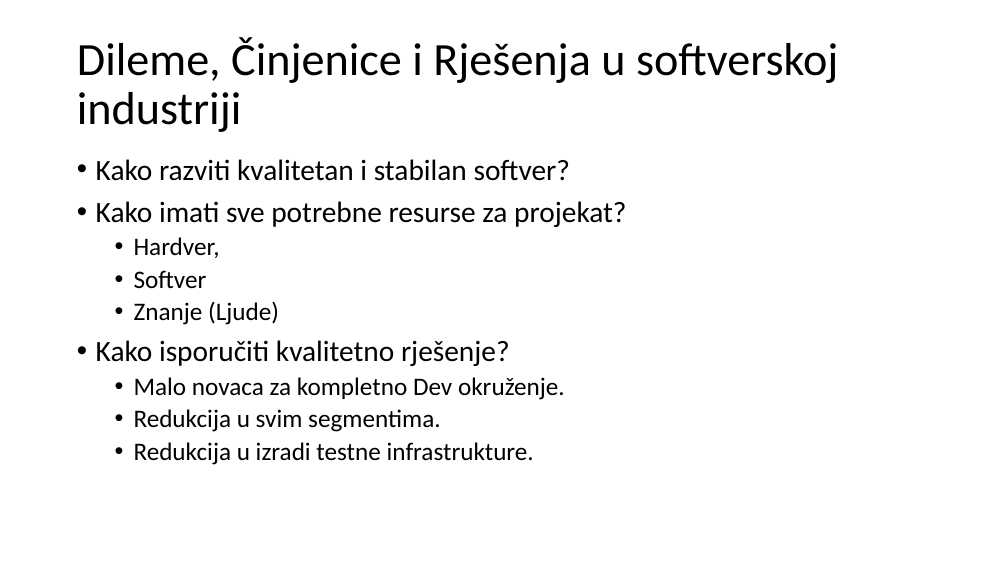
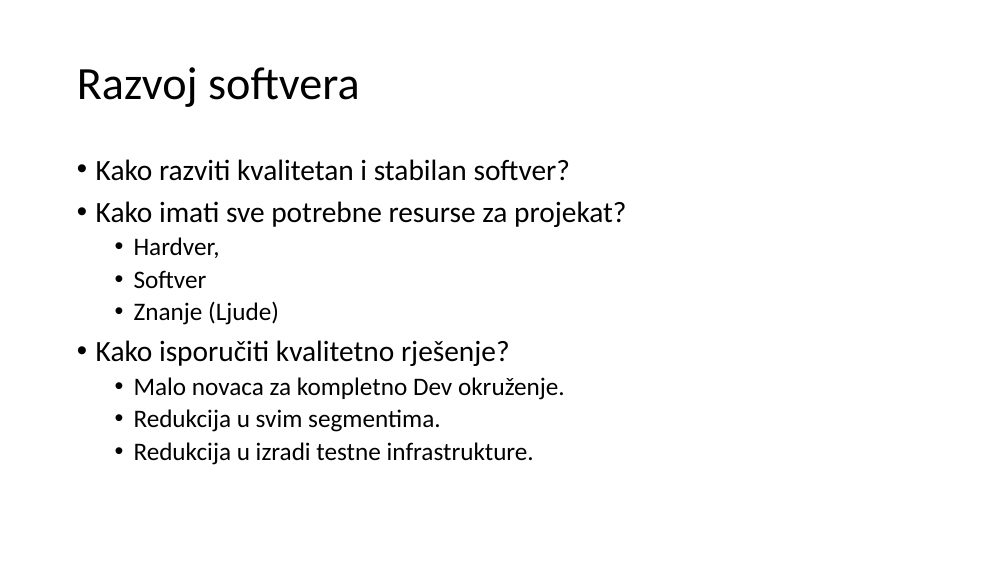
Before and after one commit to bhrnjica/RS-II, a slide deck: slide 3 of 09 Predavanje/Predavanje 09- DevOps.pptx. Drawn at 1008x567 pixels with LibreOffice and Linux fonts; fonts in the diff are those of the drawing. Boxes give left, top, right and bottom in pixels: in the first picture for what was removed or moved away, otherwise in the second. Text is boxed around its words. In the diff, an @@ line names an element or a change of style, - is before the commit and + after.

```diff
--- a/09 Predavanje/Predavanje 09- DevOps.pptx
+++ b/09 Predavanje/Predavanje 09- DevOps.pptx
@@ title at <box>77,67,360,107</box>: text changed @@
-Dileme, Činjenice i Rješenja u softverskoj industriji
+Razvoj softvera
```
Also in this commit, not shown: 7 other slides changed, 1 slide added.
